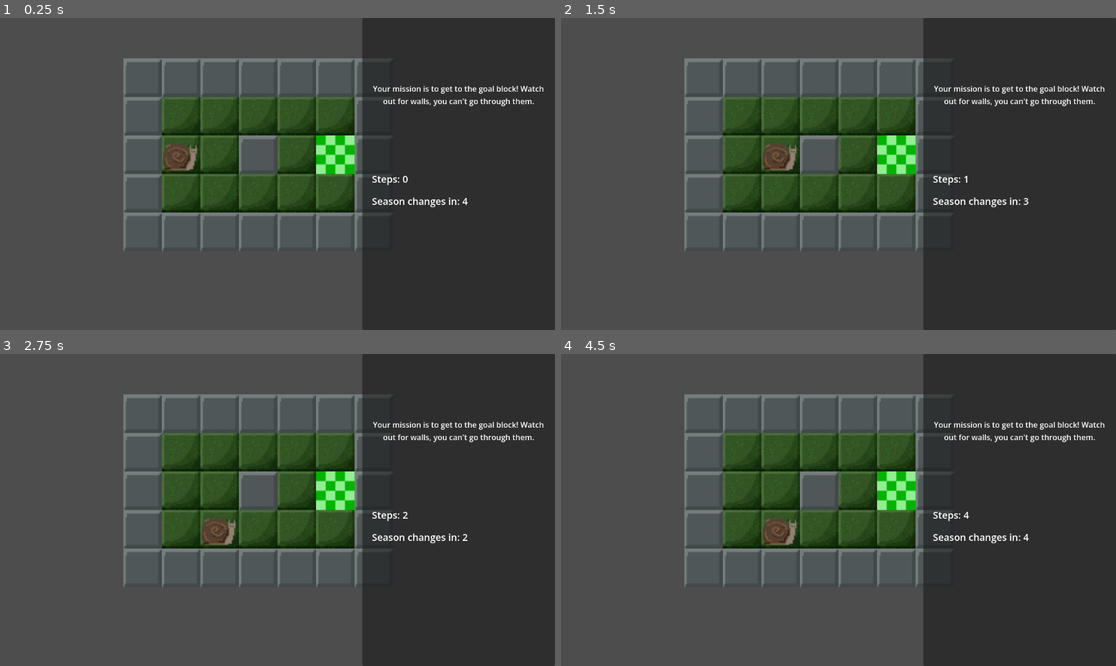
Above: before the commit, frames 1-4 (two rows, left to right).
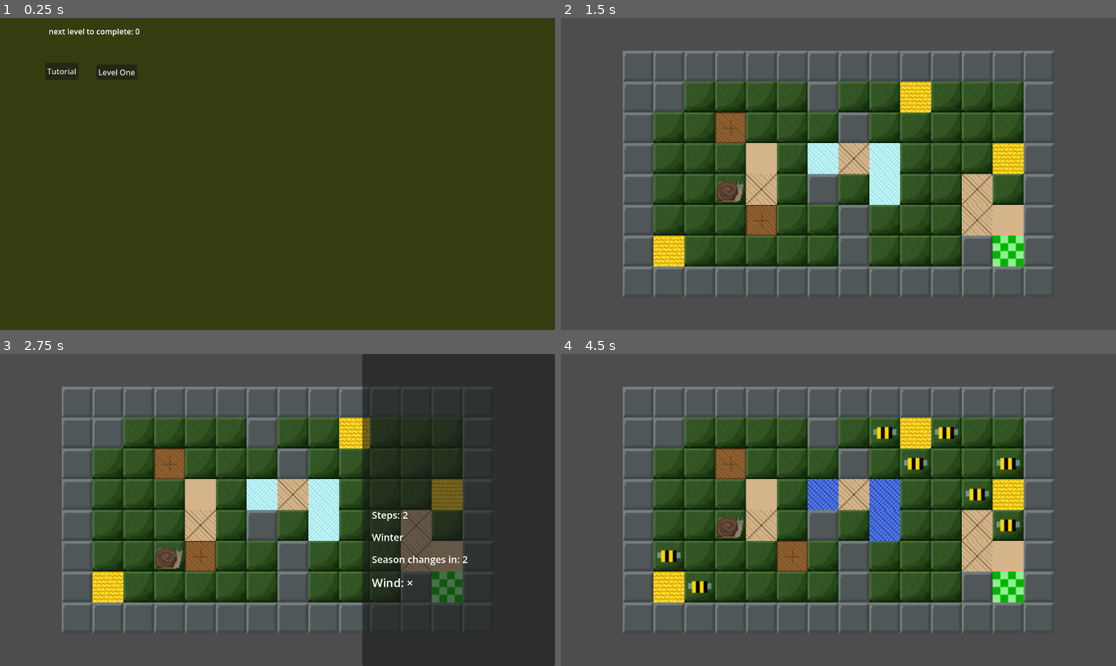
Above: after the commit, the same moments.

Repository: Caleb-sbani/project-seasons
Game: Godot game, scene res://scenes/LevelSelect.tscn
The game is run twice, just before and just after one commit, with the same random seed, the same clock (stepped at 60 frames per second) and the same inputs. Before the commit the project starts from res://scenes/tutorial_lvl.tscn.
Inputs (mouse positions are in pixels of both pictures, inside the frame that each line leads up to):
- Up to frame 1 (0.25 s): no input
- Up to frame 2 (1.5 s): click (677, 71) at 0.5 s, where only the run after the commit has a clickable "Level One"; tap Enter at 1.25 s; hold Right (ui_right) from 1.28 s (still down); tap H at 1.35 s
- Up to frame 3 (2.75 s): tap Space at 2 s; release Right (ui_right) at 2.03 s; hold Down (ui_down) from 2.03 s (still down); tap H at 2.1 s
- Up to frame 4 (4.5 s): tap Enter at 2.75, 4.25 s; release Down (ui_down) at 2.78 s; hold Right (ui_right) 2.78-3.53 s; tap H at 2.85, 3.6, 4.35 s; tap Space at 3.5 s; hold Up (ui_up) 3.53-4.28 s; hold Left (ui_left) from 4.28 s (still down)

The runs differ from the first frame. In frame 1, 96% of the frame differs, in the area x 0-100%, y 0-100%; in frame 2, 60%; in frame 3, 31%; in frame 4, 60%.

Commit message:
overhaul of player movement and box logic

Diff:
--- a/GameFiles/project-seasons/project.godot
+++ b/GameFiles/project-seasons/project.godot
@@ -15,7 +15,7 @@
 [application]
 
 config/name="Project Seasons"
-run/main_scene="uid://nofxe2atpnht"
+run/main_scene="uid://b6v8hjfe6047k"
 config/features=PackedStringArray("4.6", "GL Compatibility")
 config/icon="res://icon.svg"
 
--- a/GameFiles/project-seasons/scenes/LevelSelect.tscn
+++ b/GameFiles/project-seasons/scenes/LevelSelect.tscn
@@ -1,7 +1,7 @@
 [gd_scene format=3 uid="uid://b6v8hjfe6047k"]
 
 [ext_resource type="Script" uid="uid://c2vq3yemw13sf" path="res://scripts/level_select.gd" id="1_dbyaq"]
-[ext_resource type="Script" uid="uid://ic7f5yvouyji" path="res://scenes/Next_level.gd" id="2_egmj1"]
+[ext_resource type="Script" path="res://scripts/Next_level.gd" id="2_egmj1"]
 
 [sub_resource type="GDScript" id="GDScript_dbyaq"]
 script/source = "extends Button
--- a/GameFiles/project-seasons/scripts/levels.gd
+++ b/GameFiles/project-seasons/scripts/levels.gd
@@ -271,8 +271,9 @@
 	box.position = Vector2(grid_pos) * TILE_SIZE
 	box.centered = false
 	box.set_meta("grid_pos", grid_pos)
+	box.set_meta("immovable", false)
 	box.name = "Box"
-	box.z_index = 5  # renders boxes above tiles but below player
+	box.z_index = 6  # renders boxes above tiles but below player
 	boxes.append(box)
 	add_child(box)
 
@@ -308,34 +309,44 @@
 
 func try_move_player(direction: Vector2i):
 	var new_pos = player_pos + direction
-
-	# is a box in the way
 	var box_at_pos = get_box_at(new_pos)
-	if box_at_pos:
-		# if box is immovable (on water/sinkhole), player can walk over it
-		if box_at_pos.get_meta("immovable", false):
-			move_player(new_pos)
-			return
-
-		# else push the box
-		if try_push_box(box_at_pos, direction):
-			move_player(new_pos)
-		return
-
 	# check what type of tile is at new position
-	if can_move_to(new_pos):
-		move_player(new_pos)
-
-		# Fall wind
-		if season == "Fall" and direction == wind_direction:
+	if (get_tile_at(new_pos) != 'w'):
+		if season == "Fall" and direction == wind_direction and box_at_pos == null:
 			var boost_pos = new_pos + wind_direction
 			# check if boost position has a box (not sure how we want to handle this yet)
 			var boost_box = get_box_at(boost_pos)
+			var before_box = get_box_at(new_pos)
+			if before_box:
+				if (before_box.get_meta("immovable")):
+					move_player(new_pos)
+					return
+
 			if boost_box:
 				if boost_box.get_meta("immovable", false):
-					move_player(boost_pos, false)  # don't increment steps twice
+					move_player(boost_pos, true)
+					return
 			elif can_move_to(boost_pos):
-				move_player(boost_pos, false)  # don't increment steps twice
+				move_player(boost_pos, true)
+				return
+			if (get_tile_at(boost_pos) == 'w'):
+				if (can_move_to(new_pos)):
+					move_player(new_pos)
+		else:
+
+			if box_at_pos:
+				# if box is immovable (on water/sinkhole), player can walk over it
+				if box_at_pos.get_meta("immovable"):
+					move_player(new_pos)
+					return
+
+				# else push the box
+				if try_push_box(box_at_pos, direction):
+					move_player(new_pos)
+					return
+			elif (can_move_to(new_pos)):
+				move_player(new_pos)
+
 
 func can_move_to(grid_pos: Vector2i) -> bool:
 	var tile = get_tile_at(grid_pos)
@@ -401,9 +412,18 @@
 	return 'g'
 
 func get_box_at(grid_pos: Vector2i):
+	var tempboxes = []
 	for box in boxes:
 		if box.get_meta("grid_pos") == grid_pos:
-			return box
+			tempboxes.append(box)
+	print(tempboxes.size())
+	for b in tempboxes:
+		if b.get_meta("immovable") == true:
+			continue
+		else:
+			return b
+	if tempboxes.size() == 1:
+		return tempboxes[0]
 	return null
 
 func try_push_box(box, direction: Vector2i) -> bool:
@@ -413,9 +433,15 @@
 	# can box be pushed there
 	var tile = get_tile_at(new_box_pos)
 
+	if (get_box_at(box_pos + direction) != null):
+		box.set_meta("grid_pos", new_box_pos)
+		animate_move(box, new_box_pos)
+		return true
+
 	if tile == 'W' or tile == 's':
 		box.set_meta("grid_pos", new_box_pos)
 		box.set_meta("immovable", true)
+		box.z_index = 4 # render below moveable boxes
 		animate_move(box, new_box_pos)
 		return true
 
@@ -553,6 +579,12 @@
 			if (sinkholetracker[i] == 1):
 				sinkholes[i].texture = load("res://assets/sprites/sinkhole.png")
 				sinkholetracker[i] = 0
+				for b in boxes:
+					if (get_tile_at(b.get_meta("grid_pos")) == 's'):
+						b.set_meta("immovable", true)
+						b.z_index = 4
+				if (get_tile_at(player_pos) == 's'):
+					player_death("You fell into a sinkhole!")
 			elif (sinkholetracker[i] == 2):
 				sinkholes[i].texture = load("res://assets/sprites/sinkhole_warning.png")
 				sinkholetracker[i] = 1
